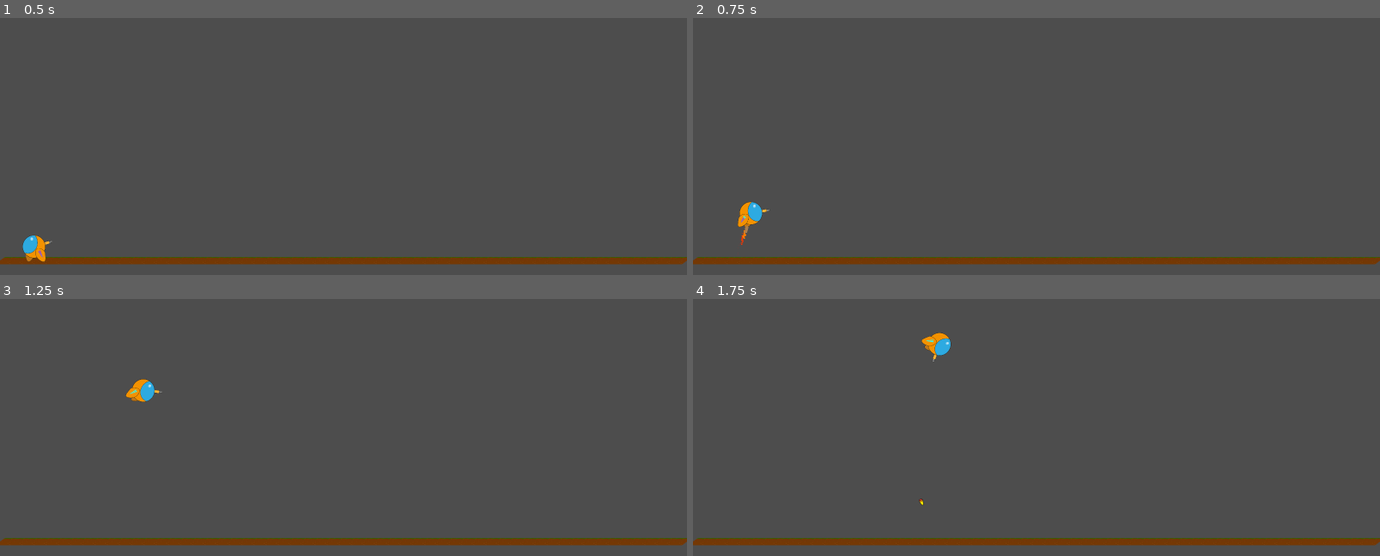
Above: before the commit, frames 1-4 (two rows, left to right).
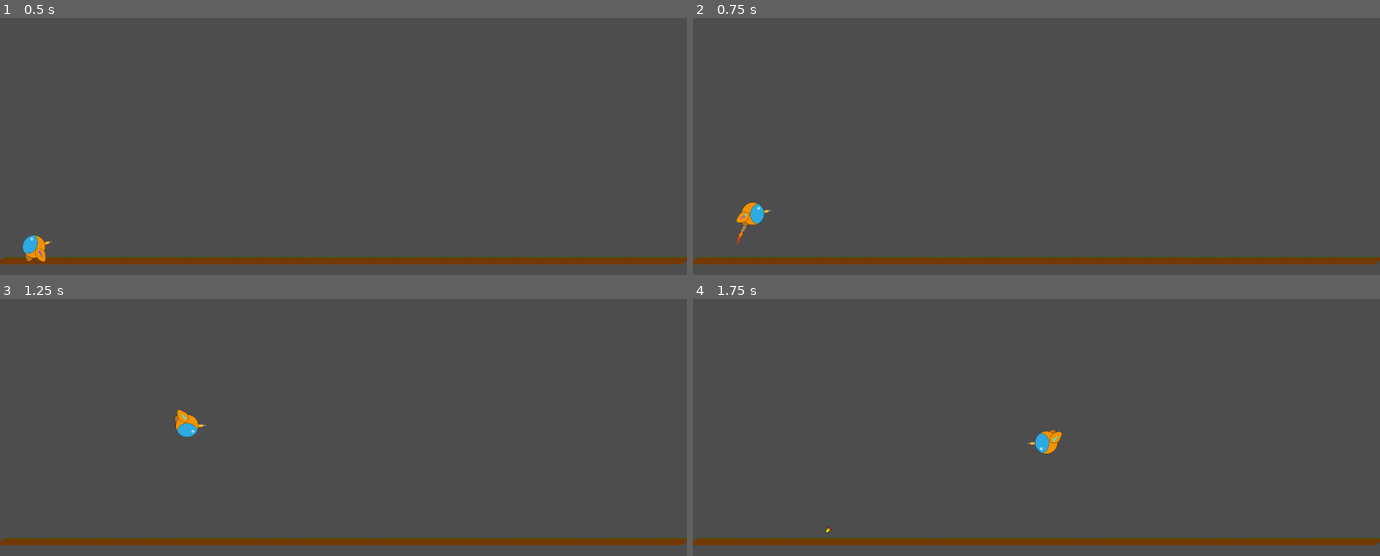
Above: after the commit, the same moments.

Repository: Jeremiejade/rose
Game: Godot game, scene res://scenes/Level/level.tscn
Two runs of this game, one before a commit and one after it. Both use one fixed random seed, a clock stepped at 60 frames per second and the inputs below. This scene is started directly instead of the project's main scene.
Inputs (mouse positions are in pixels of both pictures, inside the frame that each line leads up to):
- Up to frame 1 (0.5 s): no input
- Up to frame 2 (0.75 s): move the mouse to (1187, 141) at 0.52 s; hold D (move_right) from 0.53 s (still down); hold Space (jump) from 0.53 s (still down)
- Up to frame 3 (1.25 s): keep holding D (move_right); keep holding Space (jump)
- Up to frame 4 (1.75 s): keep holding D (move_right); move the mouse to (899, 450) at 1.27 s; release Space (jump) at 1.28 s; click (899, 450) at 1.35 s; tap Space (jump) at 1.52, 1.55 s

Frame 1 is identical in both runs. In frame 2, 0.2% of the frame differs, in the area x 6-12%, y 71-89%; in frame 3, 0.6%; in frame 4, 0.6%, in the area x 19-54%, y 13-91%.

Commit message:
add bounce

Diff:
--- a/bullet_gun.gd
+++ b/bullet_gun.gd
@@ -13,7 +13,7 @@
 	queue_free() # Replace with function body.
 
 
-func _on_body_shape_entered(body_rid: RID, body: Node2D, body_shape_index: int, local_shape_index: int) -> void:
+func _on_body_shape_entered(_body_rid: RID, body: Node2D, _body_shape_index: int, _local_shape_index: int) -> void:
 	if(body.name == "Ground" and !isExplosing):
 		$Bullet.visible = false
 		$AnimatedSprite2D.play("boom")
--- a/gun.gd
+++ b/gun.gd
@@ -2,7 +2,7 @@
 
 const BULLET_GUN = preload("res://scenes/BulletGun/bullet_gun.tscn")
 
-func _process(delta: float) -> void:
+func _process(_delta: float) -> void:
 	look_at(get_global_mouse_position())
 	if Input.is_action_just_pressed("fire"):
 		var bullet_instance = BULLET_GUN.instantiate()
--- a/scenes/Level/level.tscn
+++ b/scenes/Level/level.tscn
@@ -31,13 +31,13 @@
 position = Vector2(89, 516)
 scale = Vector2(0.5, 0.5)
 
-[node name="StaticBody2D" type="StaticBody2D" parent="."]
+[node name="Wall" type="StaticBody2D" parent="."]
 physics_material_override = SubResource("PhysicsMaterial_676nv")
 
-[node name="CollisionShape2D" type="CollisionShape2D" parent="StaticBody2D"]
+[node name="CollisionShape2D" type="CollisionShape2D" parent="Wall"]
 position = Vector2(-17, 342.5)
 shape = SubResource("RectangleShape2D_vlvsn")
 
-[node name="CollisionShape2D2" type="CollisionShape2D" parent="StaticBody2D"]
+[node name="CollisionShape2D2" type="CollisionShape2D" parent="Wall"]
 position = Vector2(1820, 356)
 shape = SubResource("RectangleShape2D_vlvsn")
--- /dev/null
+++ b/scenes/Level/wall.gd
@@ -0,0 +1 @@
+extends StaticBody2D
--- a/scenes/NewPlayer/new_player.gd
+++ b/scenes/NewPlayer/new_player.gd
@@ -9,39 +9,52 @@
 var jumpFuelIsLoad = false
 
 func _physics_process(delta: float) -> void:
-	$sprites/FrontLeg/FuelGauge.value = (curentJumpFuel / TOTAL_JUMP_FUEL) * 100
 	# Add the gravity.
 	if not is_on_floor():
 		velocity += get_gravity() * delta
 
+	$sprites/FrontLeg/FuelGauge.value = (curentJumpFuel * 100 ) / TOTAL_JUMP_FUEL
+	refielFuel(delta)
+
+	var direction = Input.get_axis("move_left", "move_right")
+	if is_on_floor() and rotation == 0:
+		movingOnTheFloor(direction)
+	else:
+		flying(direction, delta)
+
+	if Input.is_action_just_pressed("jump") and curentJumpFuel > 0 and is_on_floor():
+		velocity.y = JUMP_VELOCITY
+
+	var animationState = _animationState(direction);
+	$AnimationPlayer.play(animationState)
+	var oldVelocity = Vector2(velocity)
+	move_and_slide()
+	for i in get_slide_collision_count():
+		var collision = get_slide_collision(i)
+		bounceManagement(collision.get_collider().name, oldVelocity)
+
+
+func refielFuel(delta: float) -> void:
 	if is_on_floor():
 		if curentJumpFuel < TOTAL_JUMP_FUEL:
 			curentJumpFuel += 1000 * delta
 		elif curentJumpFuel > TOTAL_JUMP_FUEL:
 			curentJumpFuel = TOTAL_JUMP_FUEL
 
-
-
-	var direction = Input.get_axis("move_left", "move_right")
-	if is_on_floor():
-		movingOnTheFloor(direction)
-	else:
-		flying(direction, delta)
-
-	if Input.is_action_just_pressed("jump") and curentJumpFuel > 0 and is_on_floor():
-		velocity.y = JUMP_VELOCITY
-		curentJumpFuel -= 500 * delta
-
-	var animationState = _animationState(direction);
-	$AnimationPlayer.play(animationState)
-	move_and_slide()
+func bounceManagement(colliderName: String, oldVelocity: Vector2) -> void:
+	if colliderName == "Wall":
+		velocity.x = -(oldVelocity.x/1.5)
+	if colliderName == "Ground":
+		if rotation < 1 and rotation > -1 or oldVelocity.y < 300:
+			rotation = 0
+		else:
+			velocity.y = -(oldVelocity.y/2)
 
 func flying(direction: float, delta: float) -> void:
 	if direction != 0:
-		rotate(direction * delta)
+		rotate(direction * delta * 3)
 	if Input.is_action_pressed("jump") and curentJumpFuel > 0:
 		$sprites/PowerFuel.start = true
-		print($sprites/PowerFuel.start)
 		var v = Vector2(0,JUMP_VELOCITY).rotated(rotation)
 		curentJumpFuel -= 500 * delta
 		velocity += v * delta * 3.5
--- a/scenes/NewPlayer/power_fuel.gd
+++ b/scenes/NewPlayer/power_fuel.gd
@@ -1,7 +1,7 @@
 extends Node2D
 
 var start = false
-func _process(delta: float) -> void:
+func _process(_delta: float) -> void:
 	if start:
 		$CPUParticles2D.emitting = true;
 		start = false
Not shown, added: scenes/Level/wall.gd.uid
